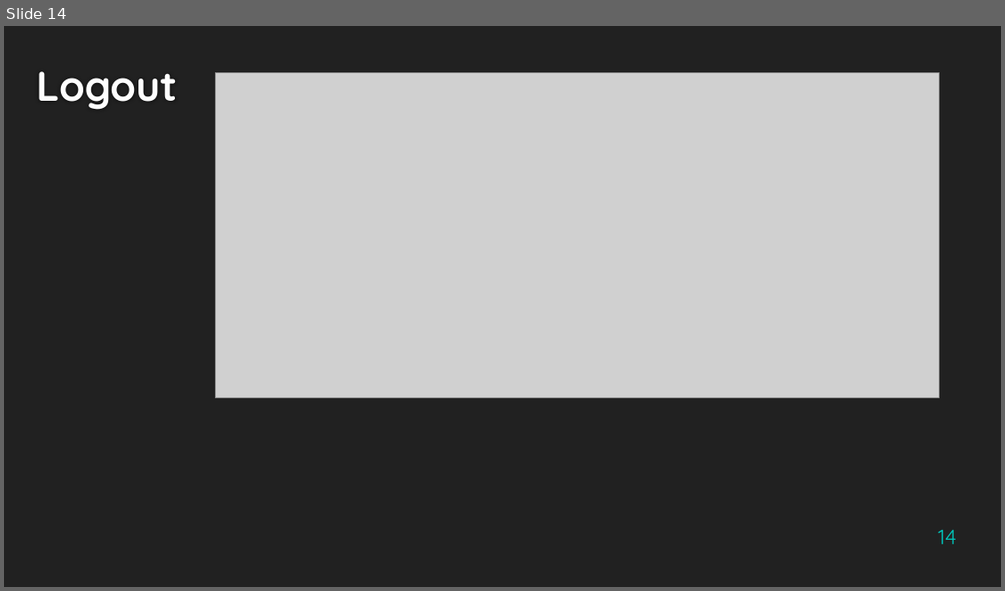
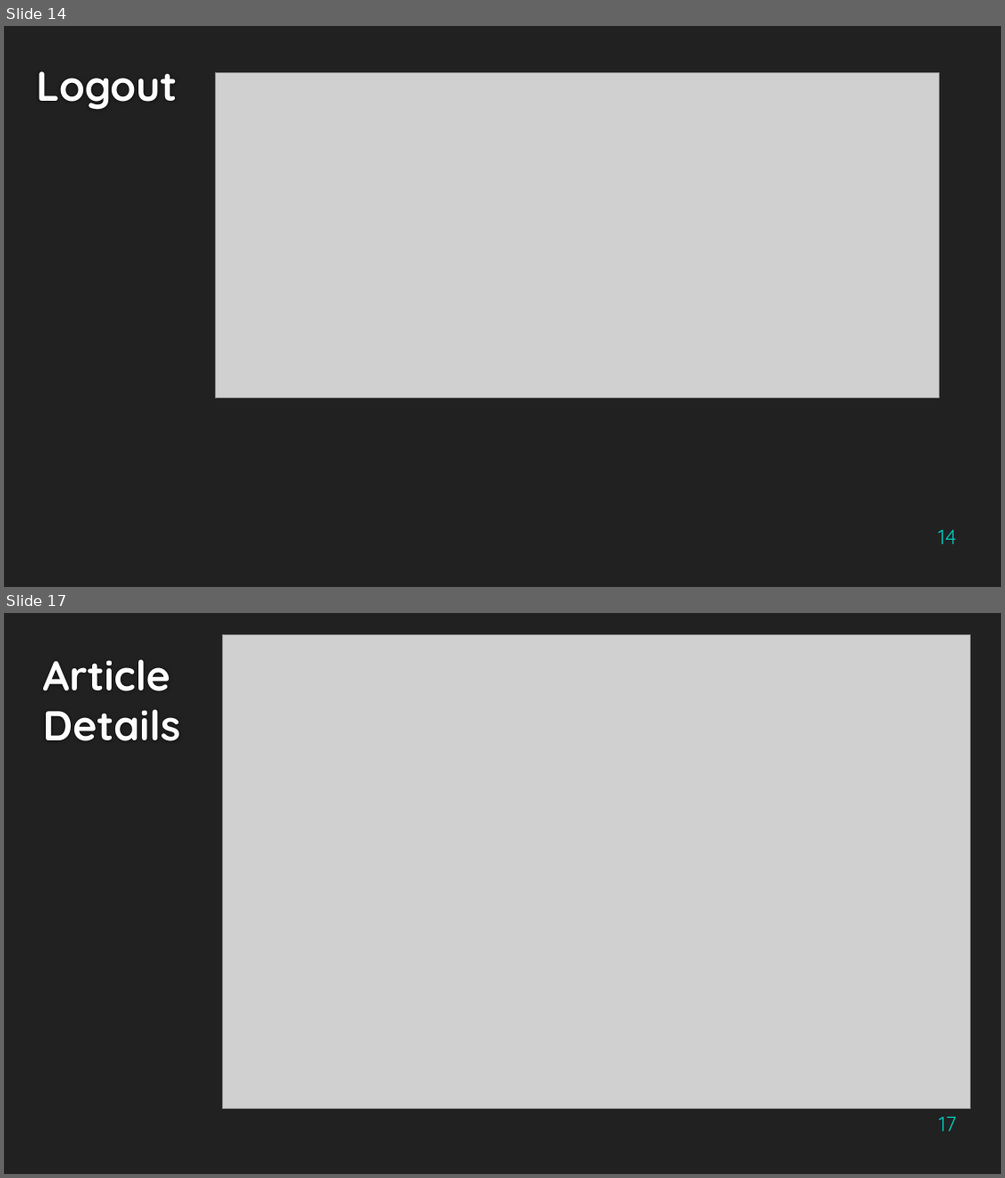
Before and after one commit to fedy97/TIW_RIA-2020-2021, a slide deck: doc/RIA/TIW_PRJ5_2020_2021_v2.pptx. Shown one above the other, each under a label of ours: slide 14 before the commit, slides 14 and 17 after it; the slides between them are not shown. The pictures are 1005x591 and 1005x1178 pixels, drawn with LibreOffice and Linux fonts; fonts in the diff are those of the drawing; grey boxes stand for pictures. Boxes give left, top, right and bottom in pixels: in the first picture for what was removed or moved away, otherwise in the second. Text is boxed around its words. In the diff, an @@ line names an element or a change of style, - is before the commit and + after.

```diff
--- a/doc/RIA/TIW_PRJ5_2020_2021_v2.pptx
+++ b/doc/RIA/TIW_PRJ5_2020_2021_v2.pptx
@@ slide 17 added at <box>4,613,1001,1174</box>, background #212121 @@
@@ picture added at <box>222,634,971,1108</box> @@
@@ title added at <box>43,659,181,741</box>, 40 pt, text #FEFEFE, bold @@
+Article
+Details
@@ page number added at <box>938,1116,956,1131</box>, 20 pt, text #00C6BB @@
+17
```
Also in this commit, not shown: 4 slides changed.
